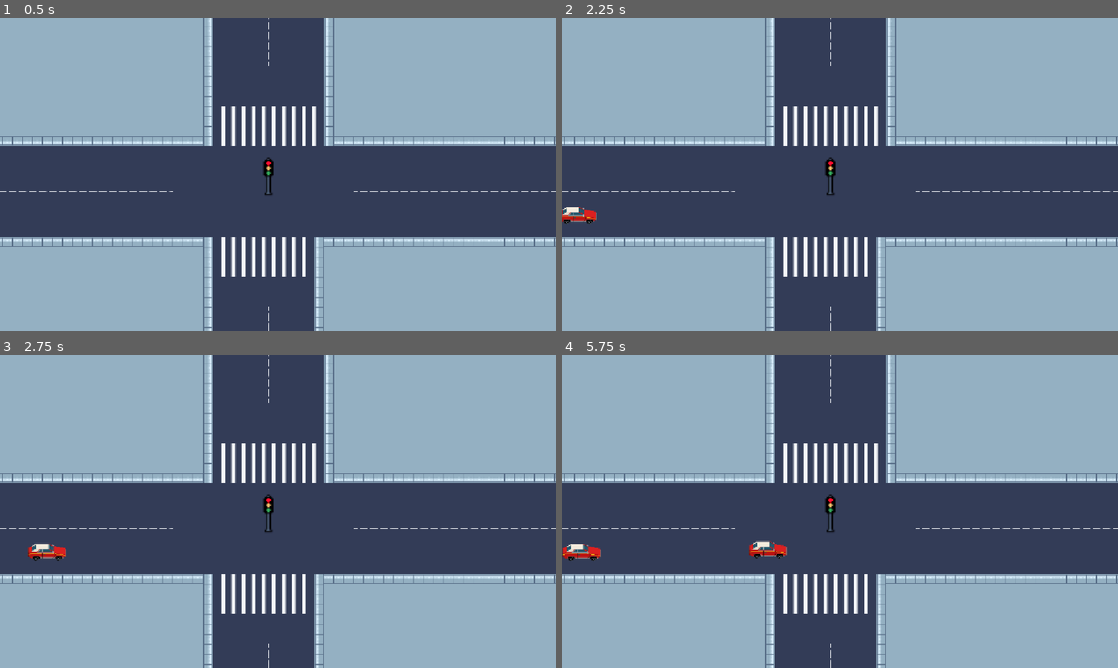
Above: before the commit, frames 1-4 (two rows, left to right).
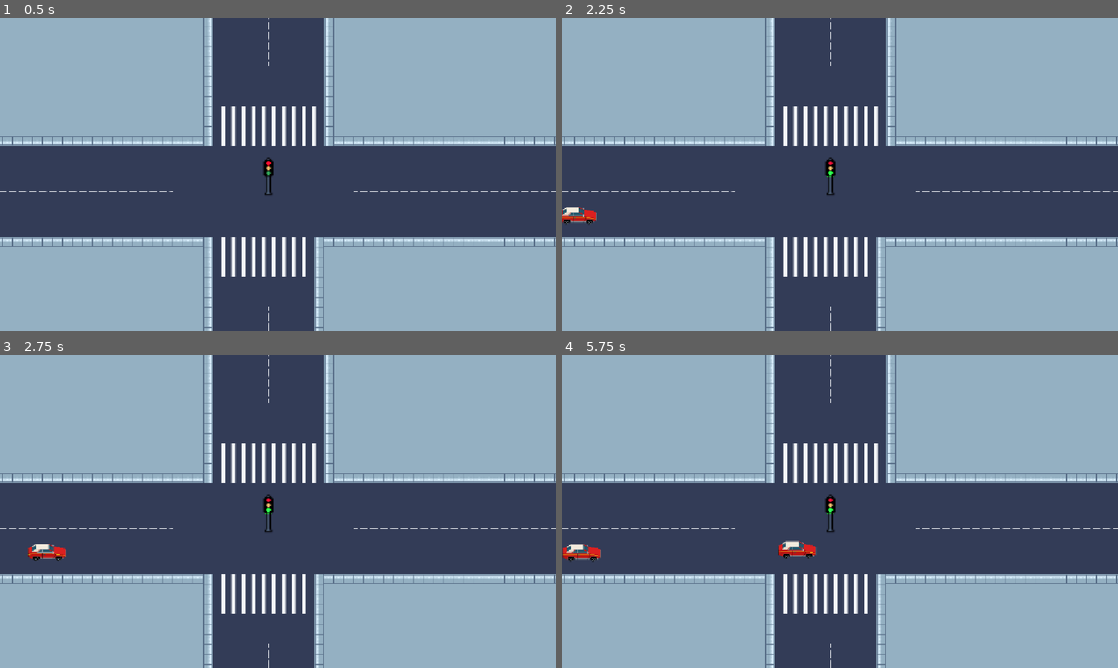
Above: after the commit, the same moments.

Repository: lafgo-fc/game-jam-repoooo
Game: Godot game, scene res://scne/test_one.tscn
Same seed, same stepped clock (60 frames per second), same inputs: the game is played once before the commit and once after it.
Inputs:
- Up to frame 1 (0.5 s): no input
- Up to frame 2 (2.25 s): tap Enter (ui_accept) at 0.5, 0.77, 1.25, 1.52 s; hold Right (ui_right) 0.53-2.03 s; tap F (traffic control) at 0.6, 1.35, 2.1 s; hold Left (ui_left) from 2.03 s (still down)
- Up to frame 3 (2.75 s): keep holding Left (ui_left)
- Up to frame 4 (5.75 s): release Left (ui_left) at 2.78 s; hold Right (ui_right) 2.78-4.28 s; tap F (traffic control) every 0.75 s from 2.85 to 5.1 s; tap Enter (ui_accept) at 3.02, 3.77, 4.52 s; hold Left (ui_left) 4.28-5.03 s; hold Right (ui_right) from 5.03 s (still down)

Frame 1 is identical in both runs. In frame 2, 0.1% of the frame differs, in the area x 0-49%, y 45-66%; in frame 3, 0.1%; in frame 4, 0.7%, in the area x 0-49%, y 45-67%.

Commit message:
fixed timer glithes

Diff:
--- a/scne/scripts/traffic.gd
+++ b/scne/scripts/traffic.gd
@@ -6,14 +6,14 @@
 var timer_stopped : bool =  false
 
 func _process(delta: float) -> void:
-	if Input.is_action_just_pressed("traffic control") or light == "green":
-		if light=="red":
+	if Input.is_action_just_pressed("traffic control"):
+		if light == "red":
 			light = "green"
 		else:
 			light = "red"
-		GameData.traffic = !GameData.traffic
+
+	GameData.traffic = light == "green"
 	_light_color()
-
 
 func _light_color():
 	if light == "red":
Binary file removed: assets/extras/pngtree-red-circle-png-clipart-button-png-image_3361834-removebg-preview.png
Not shown, removed: assets/extras/pngtree-red-circle-png-clipart-button-png-image_3361834-removebg-preview.png.import
